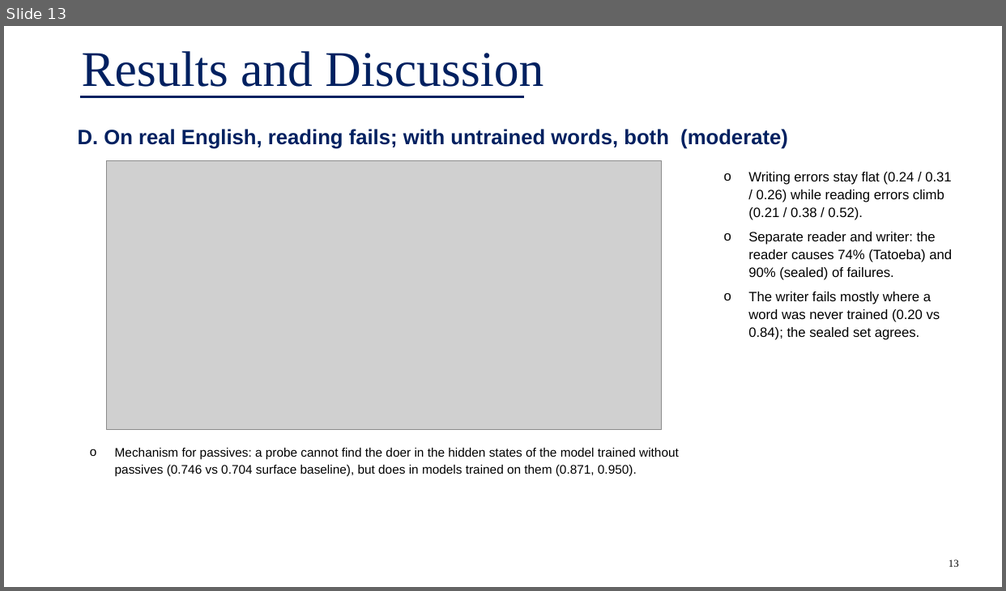
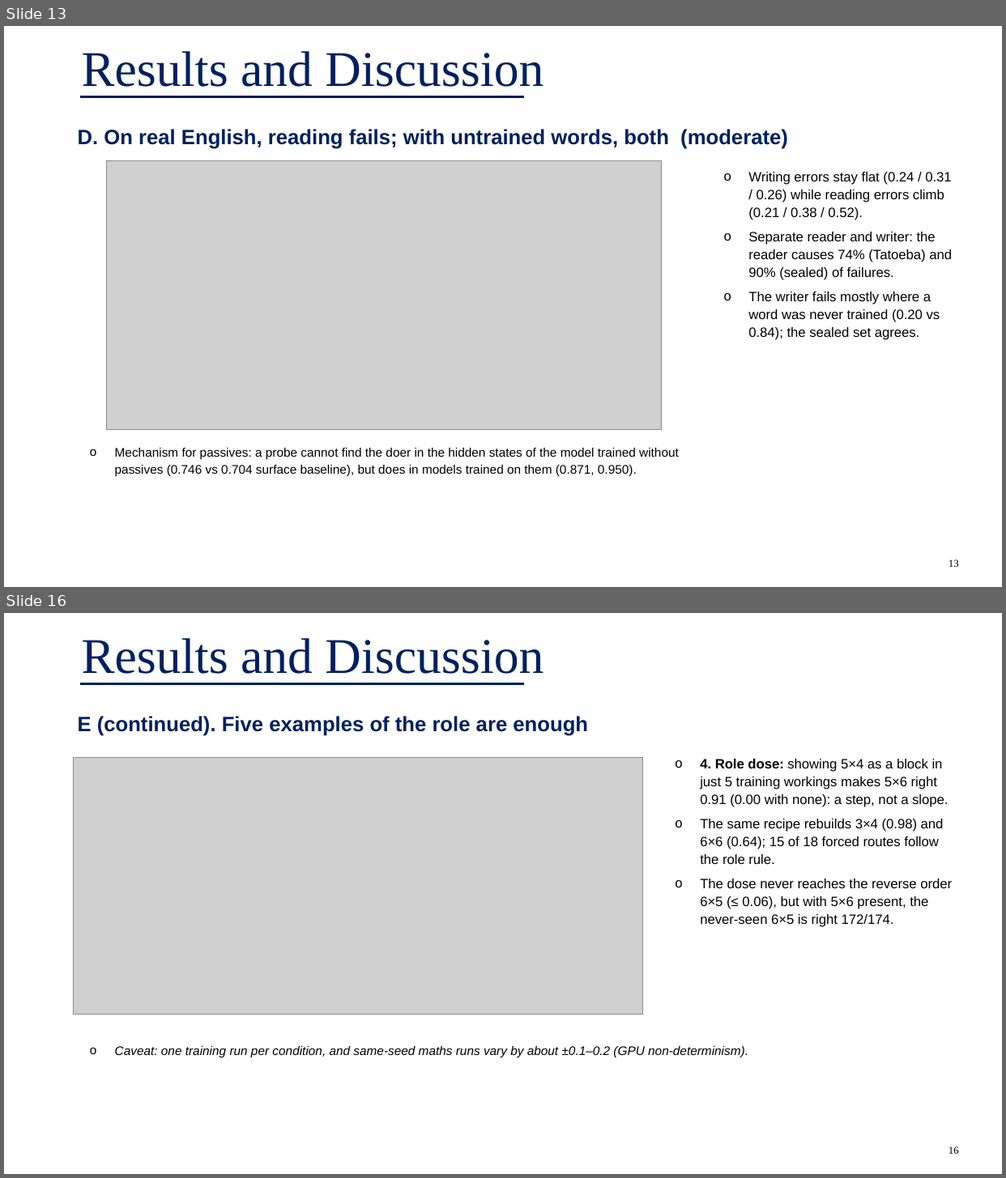
Before and after one commit to Lsidvd234/alien-rosetta, a slide deck: submission/Alien_Rosetta_presentation.pptx. Shown one above the other, each under a label of ours: slide 13 before the commit, slides 13 and 16 after it; the slides between them are not shown. The pictures are 1006x591 and 1006x1178 pixels, drawn with LibreOffice and Linux fonts; fonts in the diff are those of the drawing; grey boxes stand for pictures. Boxes give left, top, right and bottom in pixels: in the first picture for what was removed or moved away, otherwise in the second. Text is boxed around its words. In the diff, an @@ line names an element or a change of style, - is before the commit and + after.

```diff
--- a/submission/Alien_Rosetta_presentation.pptx
+++ b/submission/Alien_Rosetta_presentation.pptx
@@ slide 16 added at [4,613,1002,1174], background #FFFFFF; not listed: 1 template element that a slide beside it also shows @@
@@ title added at [82,638,543,674], 48 pt, text #002060 @@
+Results and Discussion
@@ text added at [78,716,588,736], 20 pt, text #002060, bold @@
+E (continued). Five examples of the role are enough
@@ picture added at [74,758,642,1015] @@
@@ text added at [700,759,952,927], 13 pt, text #000000 @@
+o 4. Role dose: showing 5×4 as a block in just 5 training workings makes 5×6 right 0.91 (0.00 with none): a step, not a slope.
+o The same recipe rebuilds 3×4 (0.98) and 6×6 (0.64); 15 of 18 forced routes follow the role rule.
+o The dose never reaches the reverse order 6×5 (≤ 0.06), but with 5×6 present, the never-seen 6×5 is right 172/174.
@@ text added at [115,1046,748,1059], 12 pt, text #000000, italic @@
+o Caveat: one training run per condition, and same-seed maths runs vary by about ±0.1–0.2 (GPU non-determinism).
@@ page number added at [948,1147,959,1154], 10 pt, text #000000 @@
+16
```
Also in this commit, not shown: 4 slides changed, 25 other files.
